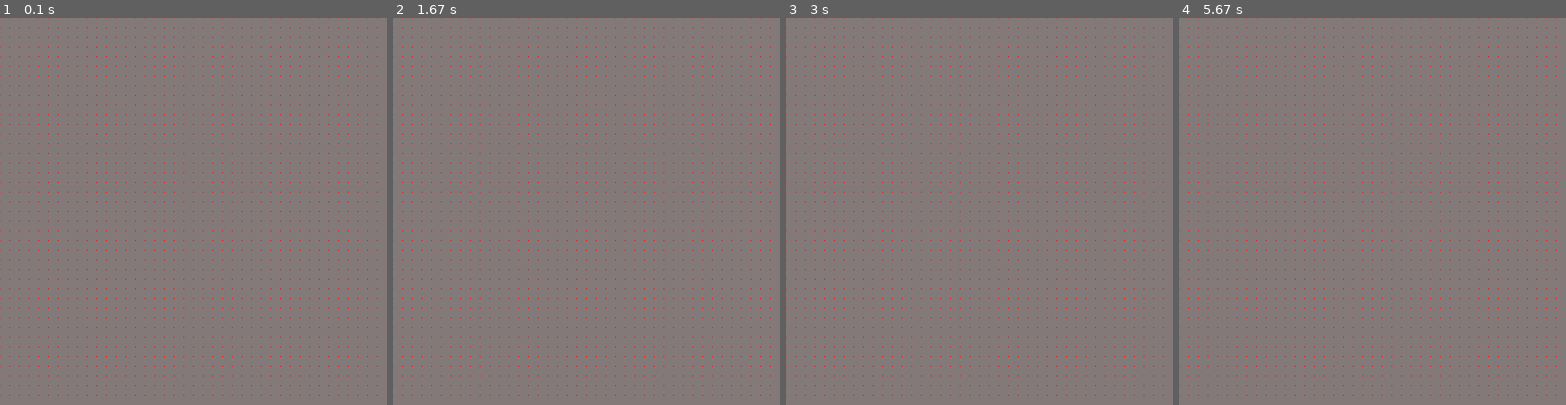
Above: before the commit, frames 1-4 (left to right).
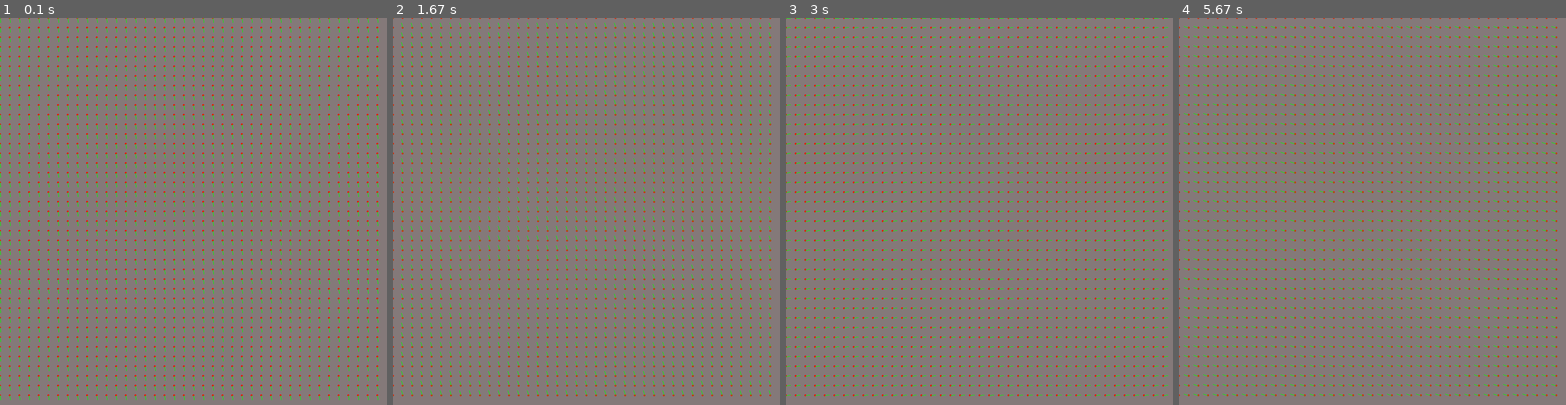
Above: after the commit, the same moments.

Repository: hippyclipper/pygame_graphics
Game: pygame game, started from src/newProject.py
The game is run twice, just before and just after one commit, with the same random seed, the same clock (stepped at 60 frames per second) and the same inputs.
Inputs:
- Up to frame 1 (0.1 s): no input
- Up to frame 2 (1.67 s): no input
- Up to frame 3 (3 s): no input
- Up to frame 4 (5.67 s): no input

The runs differ from the first frame. In frame 1, 4.2% of the frame differs, in the area x 0-98%, y 0-99%; in frame 2, 4.3%, in the area x 0-98%, y 0-98%; in frame 3, 4.2%; in frame 4, 4.3%.

Commit message:
spinning vectors

Diff:
--- a/src/newProject.py
+++ b/src/newProject.py
@@ -19,20 +19,32 @@
 COLORLIST = [RED, GREEN, BLUE]
 done = False
 
+
+
 class Square:
 
     def __init__(self,i,j,w):
-        self.x = i * w
-        self.y = j * w
+        self.x1 = i * w
+        self.y1 = j * w
+        self.scale = 10
+        self.rads = (45/360) * 2 * math.pi
+        self.x2 = self.x1 + (math.cos(self.rads) * self.scale)
+        self.y2 = self.y1 + (math.sin(self.rads) * self.scale)
         self.i = i
         self.j = j
         self.w = w
         self.color = GRAY
         self.n = 0
 
+    def update(self):
+        self.rads += .1
+        self.x2 = self.x1 + (math.cos(self.rads) * self.scale)
+        self.y2 = self.y1 + (math.sin(self.rads) * self.scale)
+
     def draw(self):
-        pygame.draw.rect(screen,self.color,(self.x,self.y,self.w,self.w))
-        pygame.draw.circle(screen, RED, (self.x, self.y), 1)
+        pygame.draw.rect(screen,self.color,(self.x1,self.y1,self.w,self.w))
+        pygame.draw.circle(screen, RED, (self.x1, self.y1), 2)
+        pygame.draw.line(screen, GREEN, (self.x1, self.y1), (self.x2, self.y2), 1)
 
 
 class Board:
@@ -47,7 +59,9 @@
                 self.squares[x].append(Square(x, y, self.sizeSquare))
 
     def update(self):
-        pass
+        for x in self.squares:
+            for y in x:
+                y.update()
 
     def draw(self):
         for x in self.squares:
@@ -55,6 +69,7 @@
                 y.draw()
 
 board = Board()
+
 while not done:
 
     for event in pygame.event.get():
